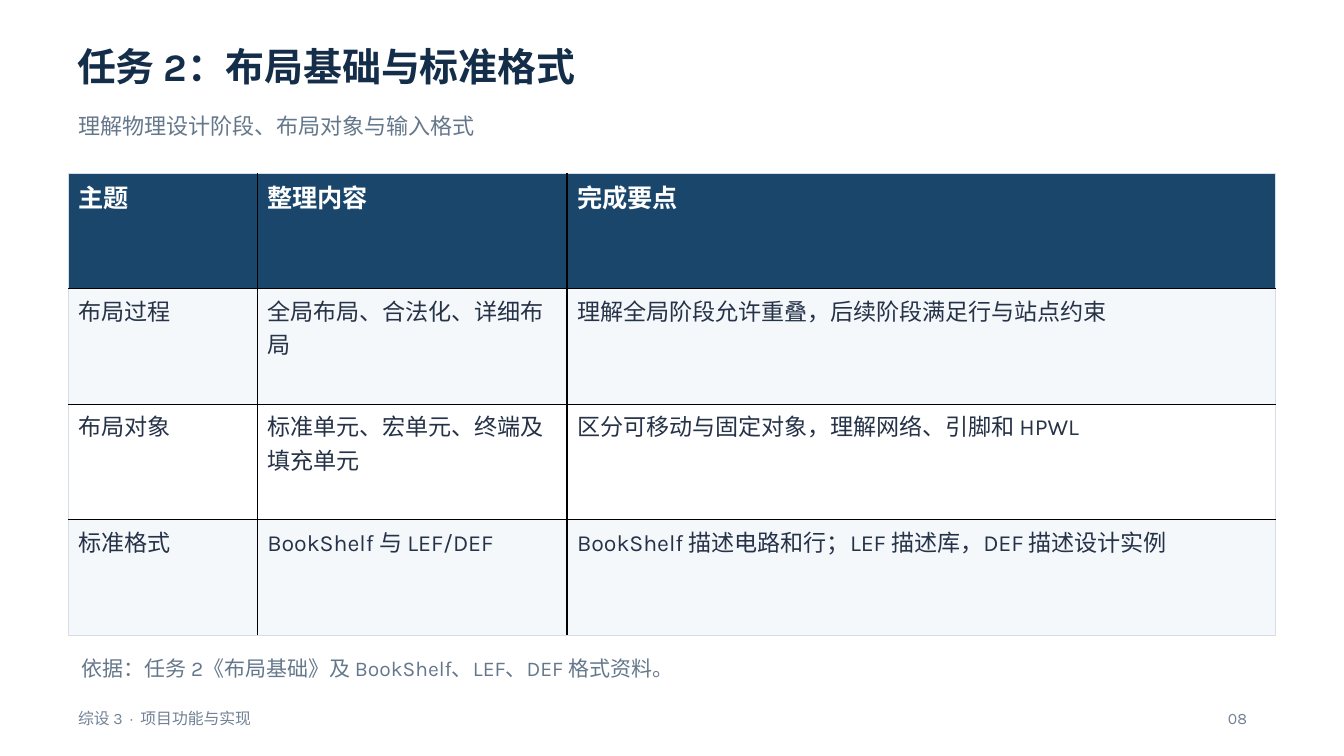
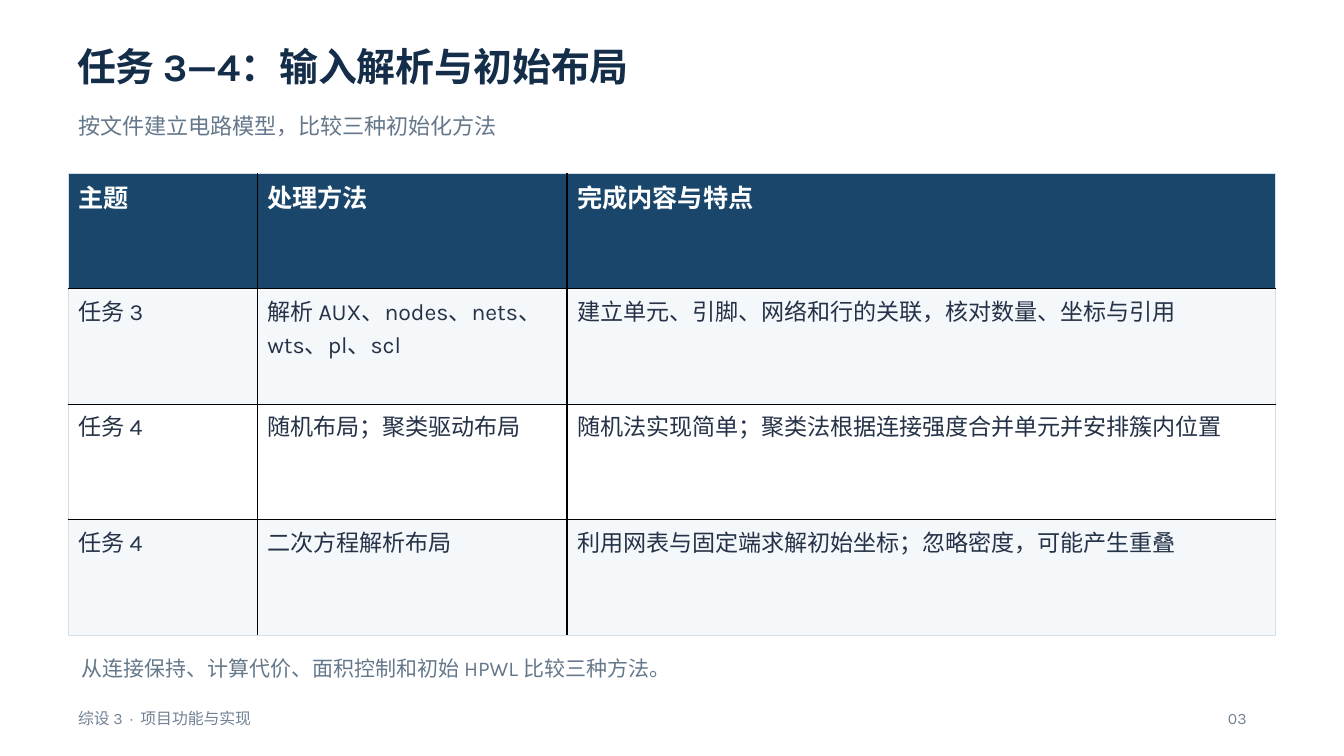
Before and after one commit to kamisato-funeki/ZS-3, a slide deck: slide 3 of docs/综设3-任务5至7汇报.pptx (slide 8 before the commit). Drawn at 1344x756 pixels with LibreOffice and Linux fonts; fonts in the diff are those of the drawing. Boxes give left, top, right and bottom in pixels: in the first picture for what was removed or moved away, otherwise in the second. Text is boxed around its words. In the diff, an @@ line names an element or a change of style, - is before the commit and + after.

```diff
--- a/docs/综设3-任务5至7汇报.pptx
+++ b/docs/综设3-任务5至7汇报.pptx
@@ text at (77, 47, 629, 85): text changed @@
-任务 2：布局基础与标准格式
+任务 3—4：输入解析与初始布局
@@ text at (78, 115, 496, 136): text changed @@
-理解物理设计阶段、布局对象与输入格式
+按文件建立电路模型，比较三种初始化方法
@@ table at (69, 173, 1276, 635) @@
-row 1, column 2: 整理内容
+row 1, column 2: 处理方法
-row 1, column 3: 完成要点
+row 1, column 3: 完成内容与特点
-row 2: 布局过程 | 全局布局、合法化、详细布局 | 理解全局阶段允许重叠，后续阶段满足行与站点约束
+row 2: 任务 3 | 解析 AUX、nodes、nets、wts、pl、scl | 建立单元、引脚、网络和行的关联，核对数量、坐标与引用
-row 3: 布局对象 | 标准单元、宏单元、终端及填充单元 | 区分可移动与固定对象，理解网络、引脚和 HPWL
+row 3: 任务 4 | 随机布局；聚类驱动布局 | 随机法实现简单；聚类法根据连接强度合并单元并安排簇内位置
-row 4: 标准格式 | BookShelf 与 LEF/DEF | BookShelf 描述电路和行；LEF 描述库，DEF 描述设计实例
+row 4: 任务 4 | 二次方程解析布局 | 利用网表与固定端求解初始坐标；忽略密度，可能产生重叠
@@ text at (81, 658, 670, 678): text changed @@
-依据：任务 2《布局基础》及 BookShelf、LEF、DEF 格式资料。
+从连接保持、计算代价、面积控制和初始 HPWL 比较三种方法。
@@ text at (1228, 714, 1247, 724): text changed @@
-08
+03
```
Also in this commit, not shown: 4 other slides changed, 1 slide added, 14 slides removed.
